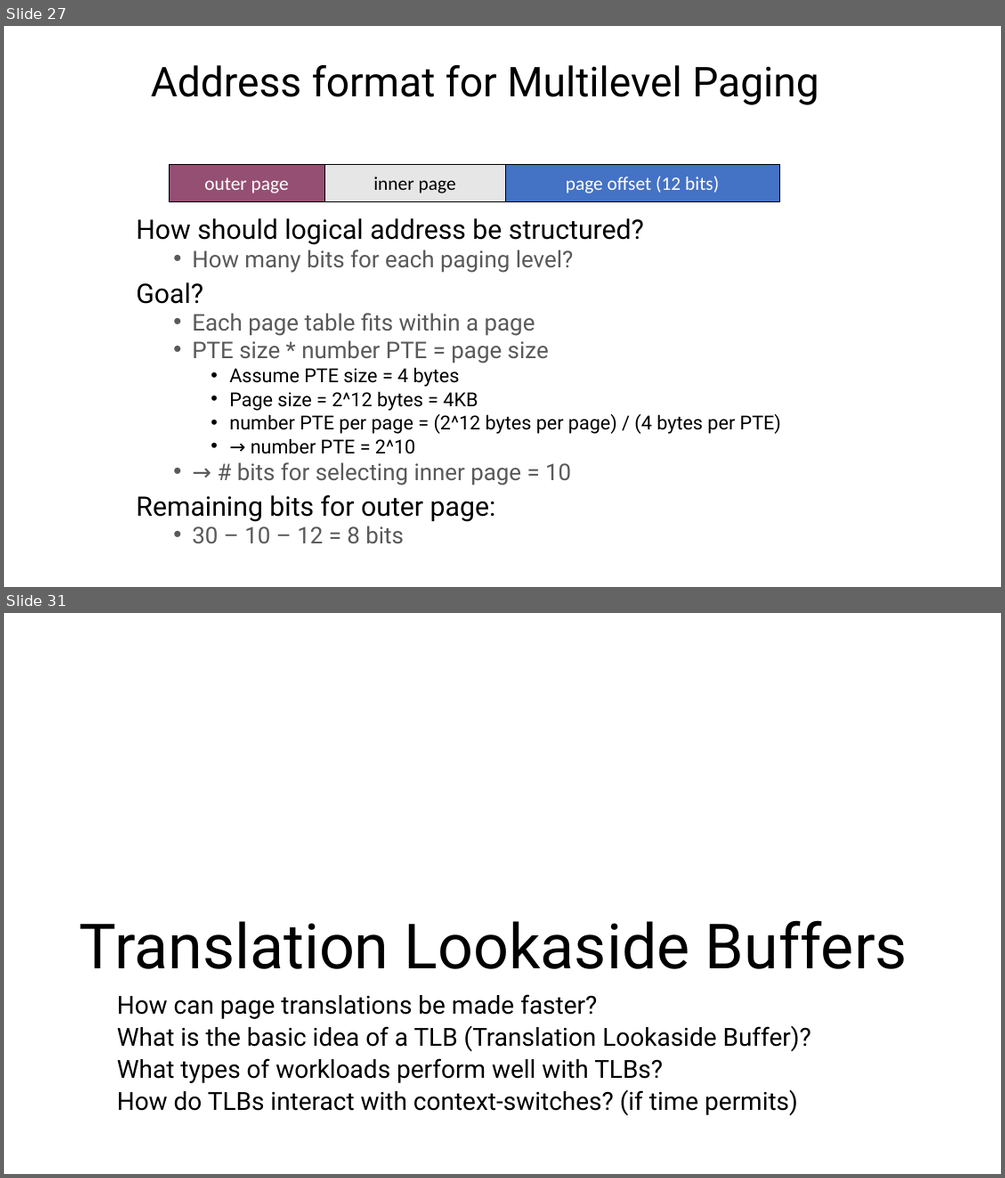
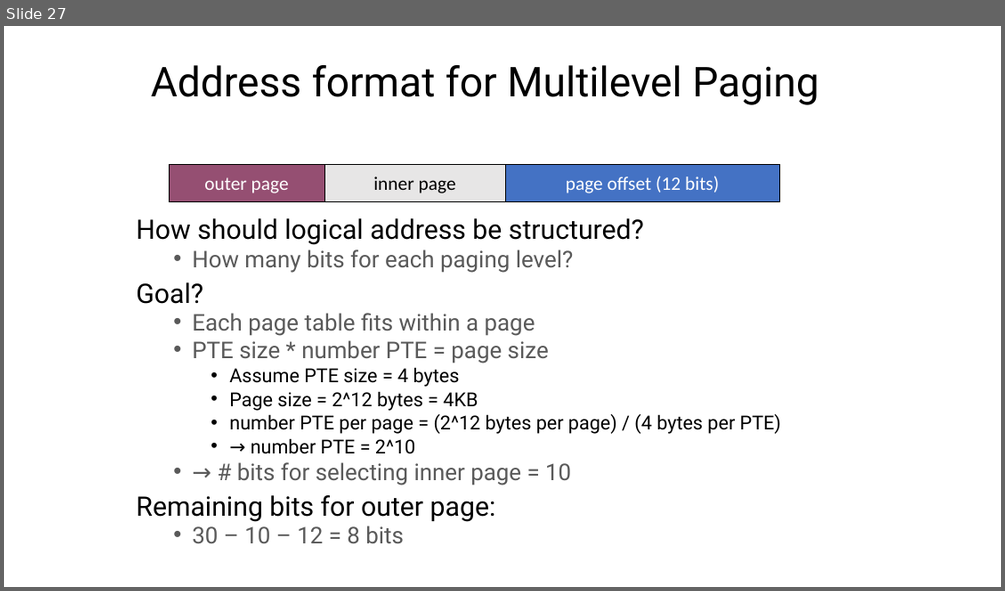
Before and after one commit to ngsrinivas/coursegen, a slide deck: ex/416-F23/staging/416-F23/lectures/06-paging.pptx. Shown one above the other, each under a label of ours: slides 27 and 31 before the commit, slide 27 after it; the slides between them are not shown. The pictures are 1005x1178 and 1005x591 pixels, drawn with LibreOffice and Linux fonts; fonts in the diff are those of the drawing. Boxes give left, top, right and bottom in pixels: in the first picture for what was removed or moved away, otherwise in the second. Text is boxed around its words. In the diff, an @@ line names an element or a change of style, - is before the commit and + after.

```diff
--- a/ex/416-F23/staging/416-F23/lectures/06-paging.pptx
+++ b/ex/416-F23/staging/416-F23/lectures/06-paging.pptx
@@ slide 31 removed at box(4, 613, 1001, 1174), background #FFFFFF @@
@@ title removed at box(80, 920, 907, 969) @@
-Translation Lookaside Buffers
@@ text removed at box(117, 994, 811, 1115) @@
-  How can page translations be made faster?
-  What is the basic idea of a TLB (Translation Lookaside Buffer)?
-  What types of workloads perform well with TLBs?
-  How do TLBs interact with context-switches? (if time permits)
```
Also in this commit, not shown: 20 other slides removed, 6 other files.
